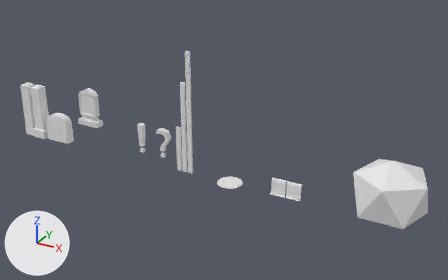
An edit to the Blender file resources/data/misc.blend, drawn before and after from the same camera.
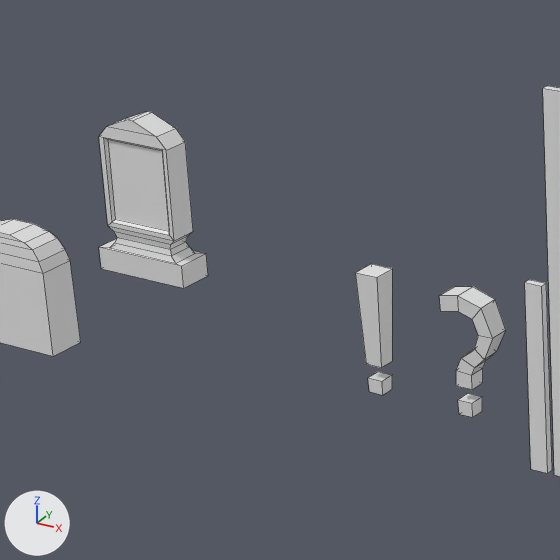
Each version is shown whole from a 50 mm camera at (9.95, -9.22, 5.47) aimed at (4.73, 0.26, 0.73), then close up on the part from 12% to 41% of the width and 22% to 68% of the height. The axes (+X, +Y, +Z) are drawn at lower left. The lights are the same throughout. The close-ups show mesh edges as thin lines.

The first close-up shows 'exclamationMark', 'questionMark', 'tombstone01', 'tombstone02', 'twoByFourBySix', 'twoByFourByThree'.
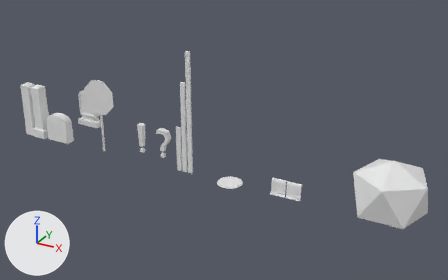
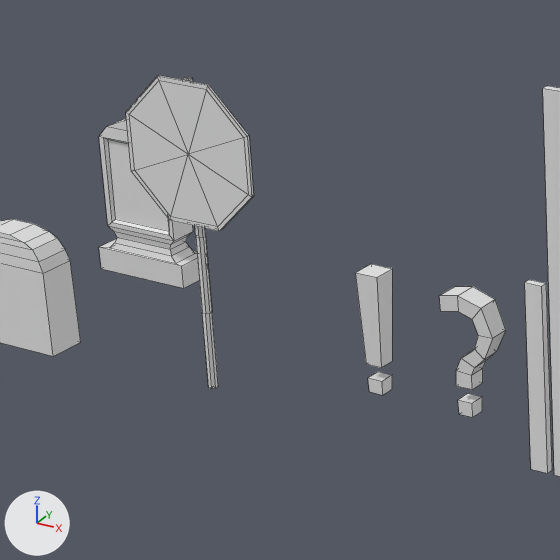
Commit message: Stop sign

The change, as a list of edits to the scene's bpy script:
```text
Add me_stopsign:
    me_stopsign.from_pydata(...)  # 68 vertices, 80 faces; spans x -0.36..0.36, y -0.04..0.02, z 0.0..1.56
Add ob_stopsign:
    ob_stopsign = bpy.data.objects.new('stopSign', me_stopsign)
    ob_stopsign.location = (2.0, 0.0, 0.0)
```

Boxes [x1, y1, x2, y2] around the edits, measured in the close-ups (560 x 560 px):
'stopSign', added
    after: [126, 75, 254, 388]
